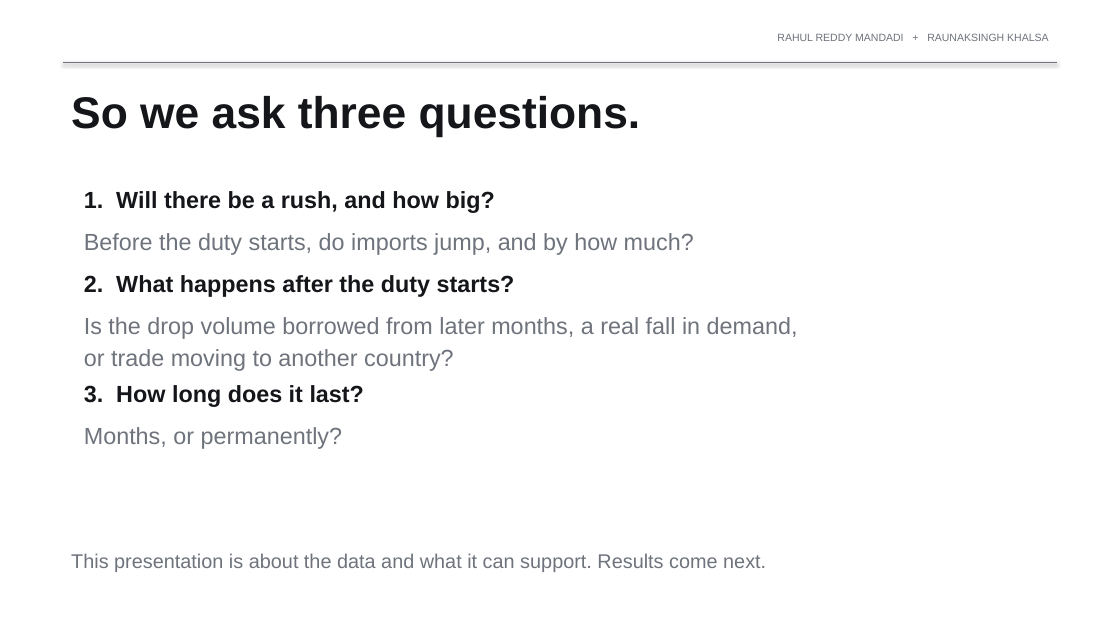
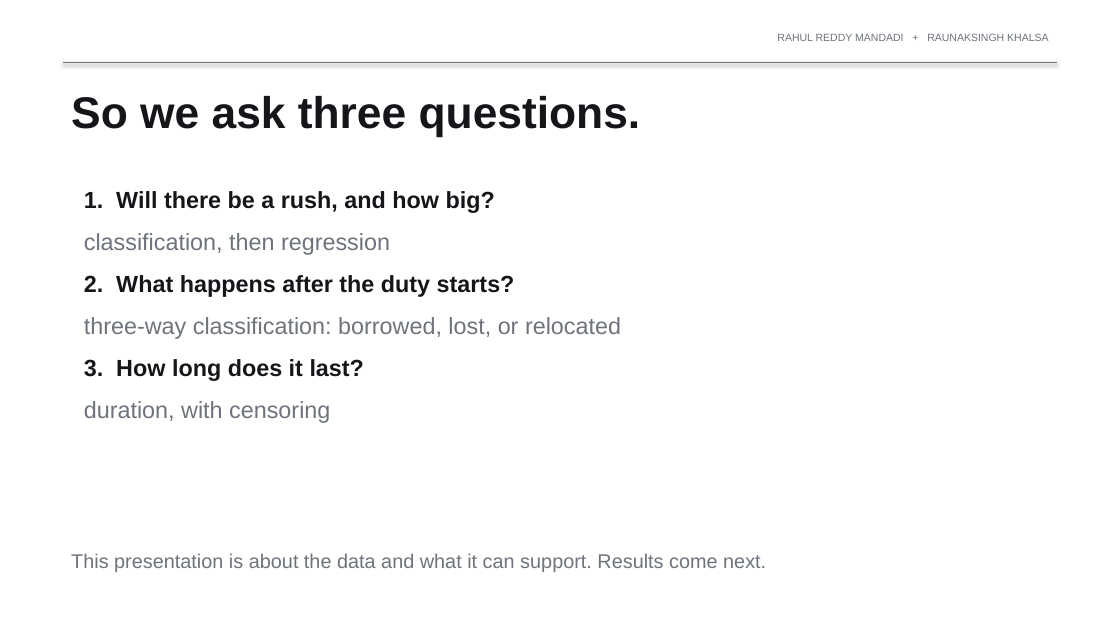
Before and after one commit to rahul-mandadi/tariff-rush, a slide deck: slide 4 of slides/Mandadi_Khalsa_Presentation1.pptx. Drawn at 1120x630 pixels with LibreOffice and Linux fonts; fonts in the diff are those of the drawing. Boxes give left, top, right and bottom in pixels: in the first picture for what was removed or moved away, otherwise in the second. Text is boxed around its words. In the diff, an @@ line names an element or a change of style, - is before the commit and + after.

```diff
--- a/slides/Mandadi_Khalsa_Presentation1.pptx
+++ b/slides/Mandadi_Khalsa_Presentation1.pptx
@@ text at (x1=84, y1=233, x2=390, y2=255): text changed @@
-Before the duty starts, do imports jump, and by how much?
+classification, then regression
@@ text at (x1=84, y1=317, x2=621, y2=339): text changed @@
-Is the drop volume borrowed from later months, a real fall in demand,
-or trade moving to another country?
+three-way classification: borrowed, lost, or relocated
@@ text "3. How long does it ..." moved from (x1=84, y1=385, x2=364, y2=407) to (x1=84, y1=359, x2=364, y2=381) @@
@@ text at (x1=84, y1=401, x2=330, y2=423): text changed @@
-Months, or permanently?
+duration, with censoring
```
Also in this commit, not shown: 3 other slides changed, 1 other file.
